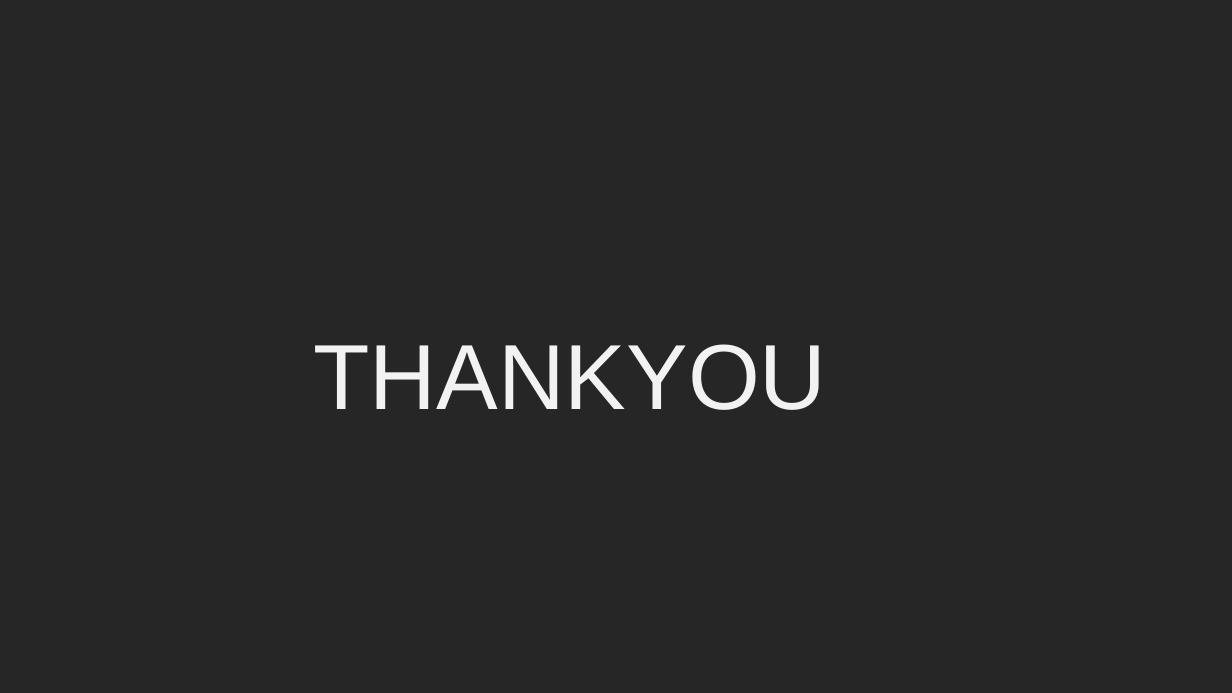
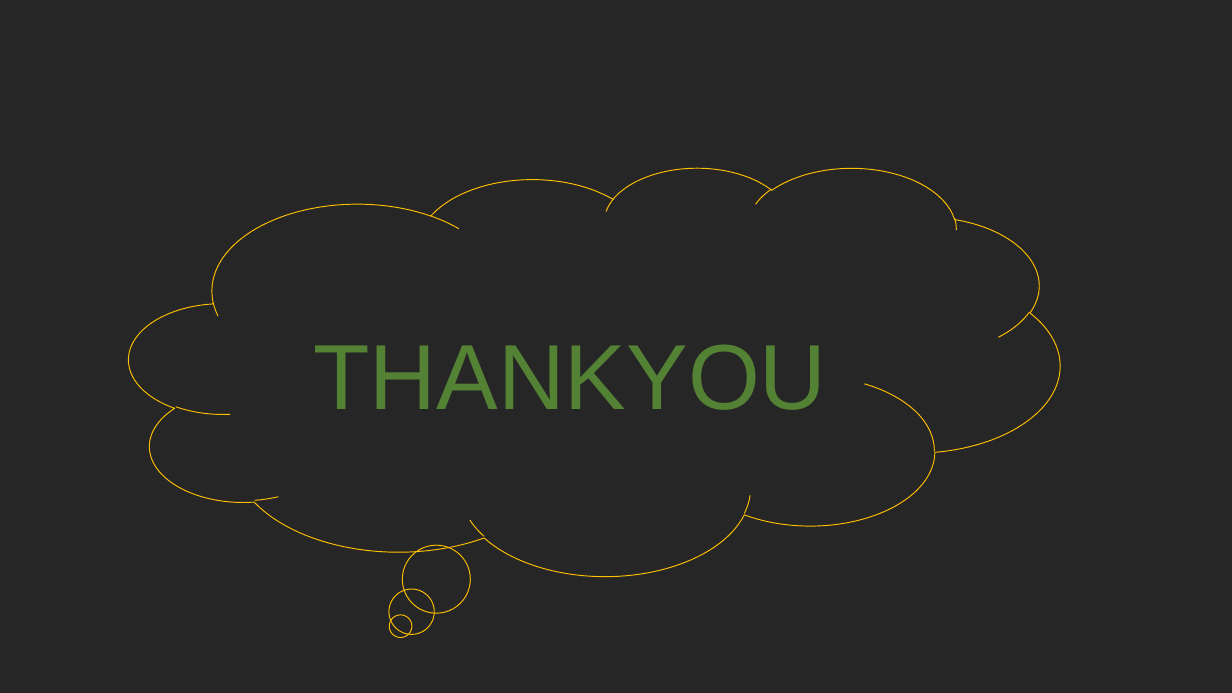
Before and after one commit to 07SUJITH/WORKSHOP-, a slide deck: slide 17 of cache_memory.pptx (slide 8 before the commit). Drawn at 1232x693 pixels with LibreOffice and Linux fonts; fonts in the diff are those of the drawing. Boxes give left, top, right and bottom in pixels: in the first picture for what was removed or moved away, otherwise in the second. Text is boxed around its words. In the diff, an @@ line names an element or a change of style, - is before the commit and + after.

```diff
--- a/cache_memory.pptx
+++ b/cache_memory.pptx
@@ thought cloud added at [129,167,1060,576], outline #FFC000 0.75 pt @@
@@ text "THANKYOU" at [314,344,827,410]: text colour #F2F2F2 to #548235 @@
```
Also in this commit, not shown: 2 other slides changed, 14 slides added, 5 slides removed.
